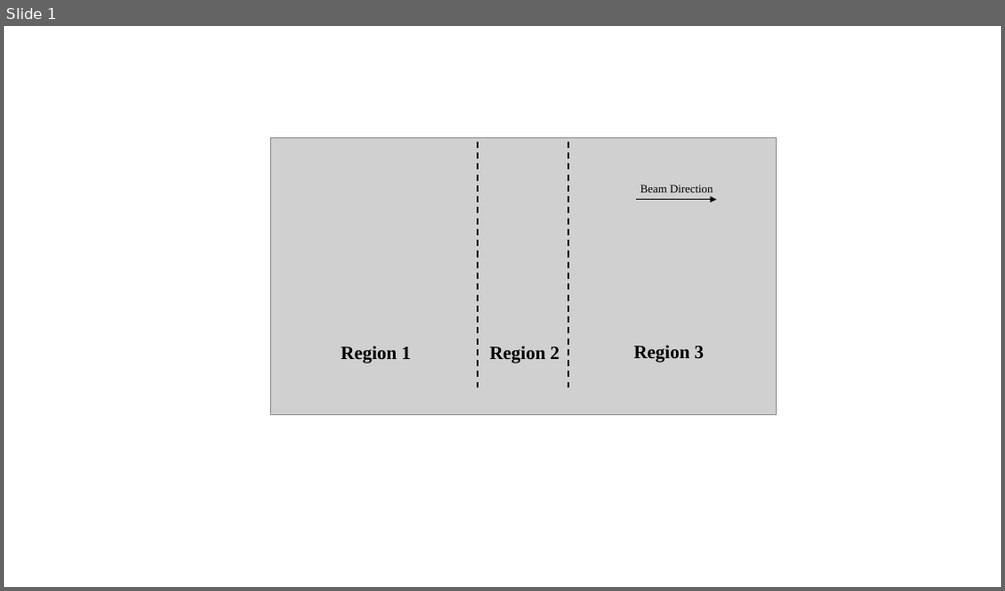
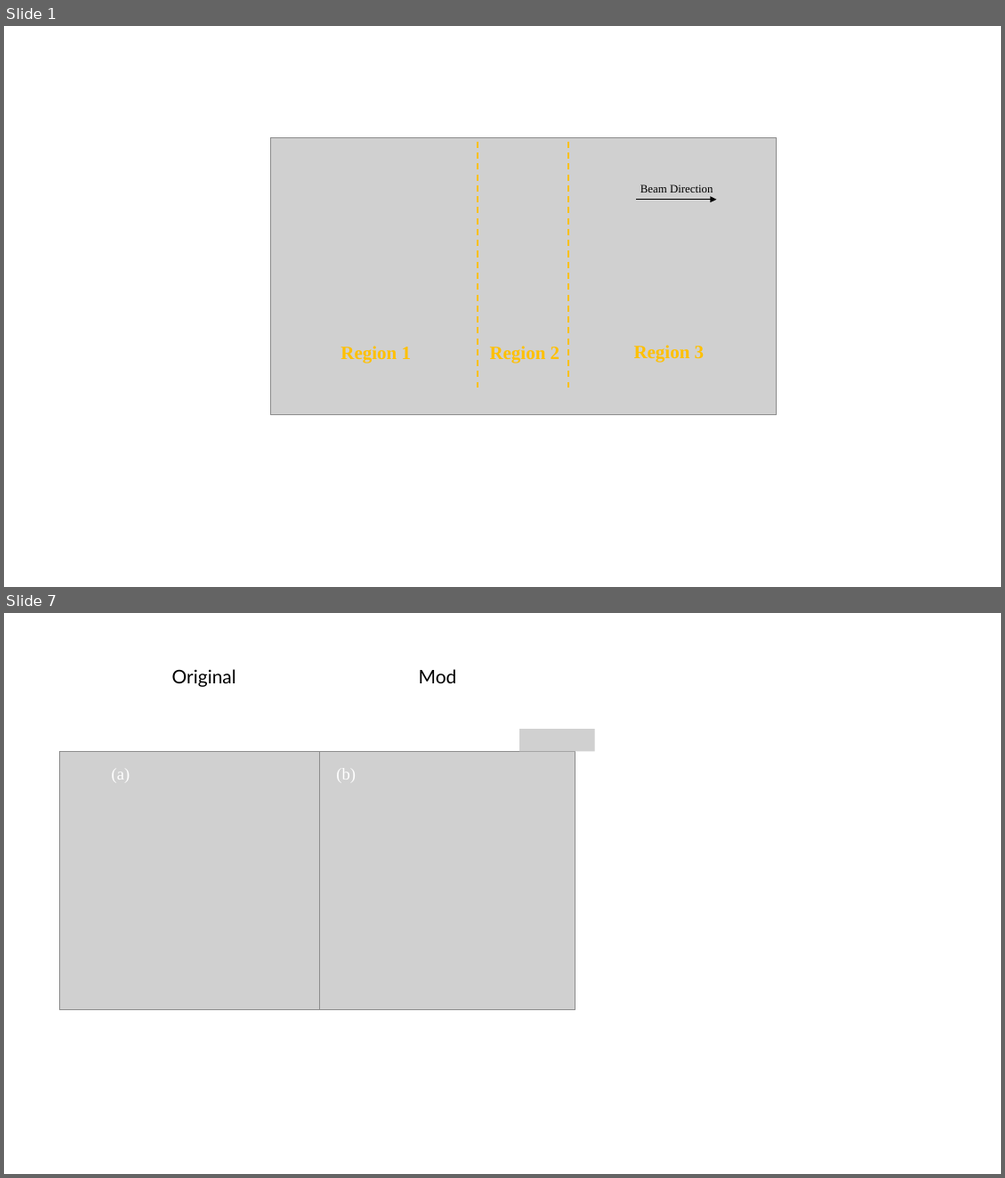
Before and after one commit to RobertXii/BaF-Error-Signal-Simulation, a slide deck: Figures/Final/Figure Edits.pptx. Shown one above the other, each under a label of ours: slide 1 before the commit, slides 1 and 7 after it; the slides between them are not shown. The pictures are 1005x591 and 1005x1178 pixels, drawn with LibreOffice and Linux fonts; fonts in the diff are those of the drawing; grey boxes stand for pictures. Boxes give left, top, right and bottom in pixels: in the first picture for what was removed or moved away, otherwise in the second. Text is boxed around its words. In the diff, an @@ line names an element or a change of style, - is before the commit and + after.

```diff
--- a/Figures/Final/Figure Edits.pptx
+++ b/Figures/Final/Figure Edits.pptx
@@ slide 7 added at [4, 613, 1001, 1174], background #FFFFFF @@
@@ text added at [172, 669, 236, 687], 18 pt, text #000000 @@
+Original
@@ text added at [419, 669, 457, 683], 18 pt, text #000000 @@
+Mod
@@ group added at [59, 729, 596, 1009]: 3 pictures, 2 texts @@
+(a)
+(b)
@@ slide 1 changed as well @@
@@ line (477, 142) - (477, 388): stroke #000000 1.5 pt dashed to #FFC000 1.5 pt dashed @@
@@ line (568, 142) - (568, 388): stroke #000000 1.5 pt dashed to #FFC000 1.5 pt dashed @@
@@ text colour #000000 to #FFC000 in 3 elements at [340, 346, 411, 363], [490, 346, 559, 363], [634, 345, 704, 362] @@
```
Also in this commit, not shown: 5 other slides added, 6 slides removed, 9 other files.
